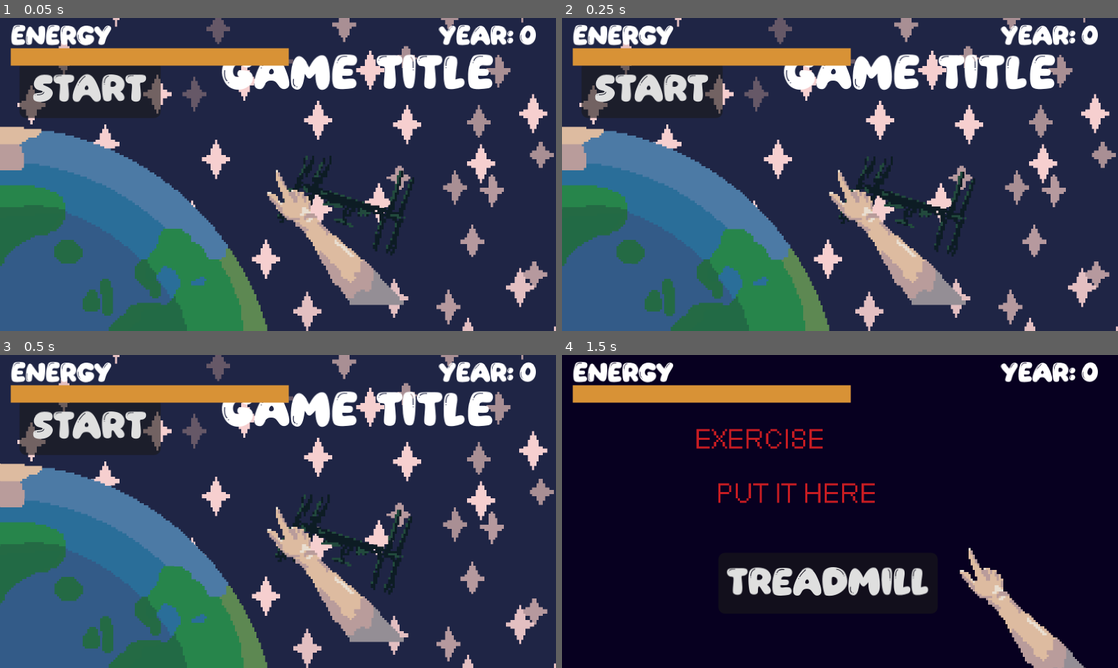
Above: before the commit, frames 1-4 (two rows, left to right).
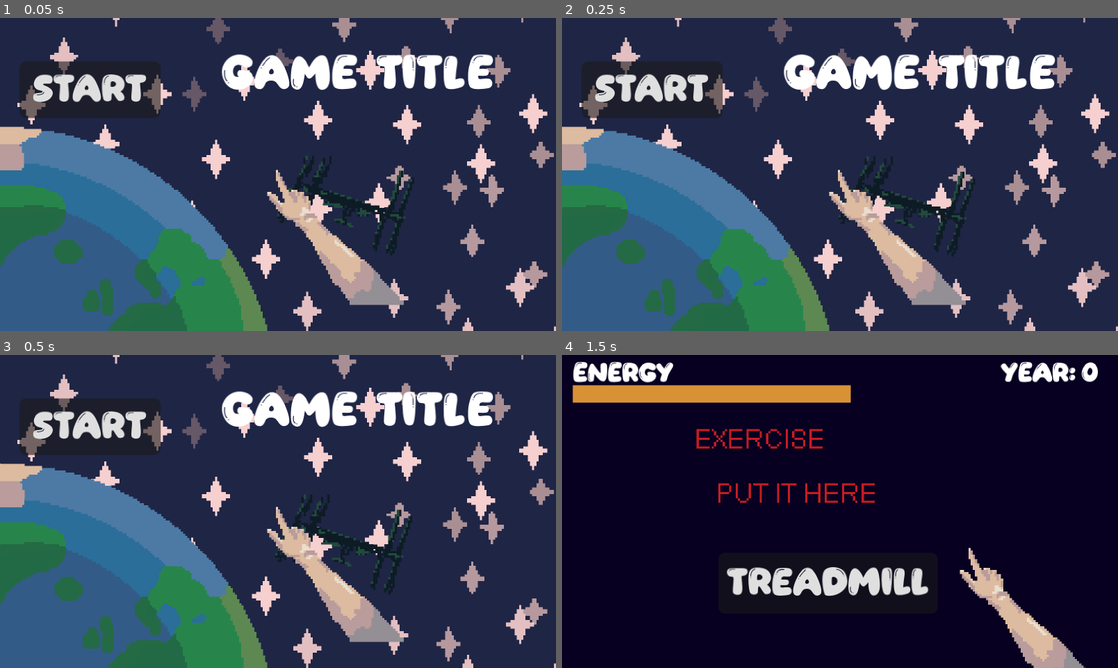
Above: after the commit, the same moments.

Repository: KatLuvsYa3/Geaux_Hackathon_Godot
Game: Godot game, scene res://scenes/game/start_screen.tscn
Two runs of this game, one before a commit and one after it. Both use one fixed random seed, a clock stepped at 60 frames per second and the inputs below.
Inputs (mouse positions are in pixels of both pictures, inside the frame that each line leads up to):
- Up to frame 1 (0.05 s): no input
- Up to frame 2 (0.25 s): no input
- Up to frame 3 (0.5 s): no input
- Up to frame 4 (1.5 s): click "Start" at 0.5 s; click (967, 552) at 1.25 s

The runs differ from the first frame. In frame 1, 4.5% of the frame differs, in the area x 1-97%, y 2-16%; in frame 2, 4.5%; in frame 3, 4.5%; in frame 4, nothing differs.

Commit message:
ndabihsjk

Diff:
--- a/scenes/game/start_screen.tscn
+++ b/scenes/game/start_screen.tscn
@@ -1,5 +1,6 @@
 [gd_scene format=3 uid="uid://cwwro3dvc0b0r"]
 
+[ext_resource type="Script" uid="uid://due3jaoxcv58l" path="res://scripts/start_screen.gd" id="1_52urt"]
 [ext_resource type="Texture2D" uid="uid://biuob5yhero6d" path="res://assets/Sprites/TEMPstartscreen.png" id="1_w03e3"]
 [ext_resource type="Script" uid="uid://cos8e54bxu7vj" path="res://scripts/change_scene_button.gd" id="2_00sk3"]
 [ext_resource type="Texture2D" uid="uid://clv1tfnad24x5" path="res://assets/Sprites/earth.png" id="3_wcyx1"]
@@ -8,6 +9,7 @@
 [ext_resource type="Script" uid="uid://xq20yki5mcw2" path="res://scripts/iss.gd" id="6_vtsvc"]
 
 [node name="StartScreen" type="Node2D" unique_id=755328666]
+script = ExtResource("1_52urt")
 
 [node name="TemPstartscreen" type="Sprite2D" parent="." unique_id=1588257559]
 position = Vector2(128, 72)
@@ -40,4 +42,5 @@
 theme_override_font_sizes/font_size = 20
 text = "GAME TITLE"
 
+[connection signal="pressed" from="StartButton" to="." method="_on_start_button_pressed"]
 [connection signal="pressed" from="StartButton" to="StartButton" method="_on_pressed"]
--- a/scripts/base_script.gd
+++ b/scripts/base_script.gd
@@ -51,6 +51,8 @@
 	audio_controller = get_child(0)
 	add_child(arm_scene)
 	arm = get_child(1)
+
+func add_display():
 	add_child(display_scene)
 	display = get_child(2)
 	display.get_child(0).max_value = base_energy
--- /dev/null
+++ b/scripts/start_screen.gd
@@ -0,0 +1,5 @@
+extends Node2D
+
+
+func _on_start_button_pressed() -> void:
+	BaseScript.add_display()
Not shown, added: scripts/start_screen.gd.uid
